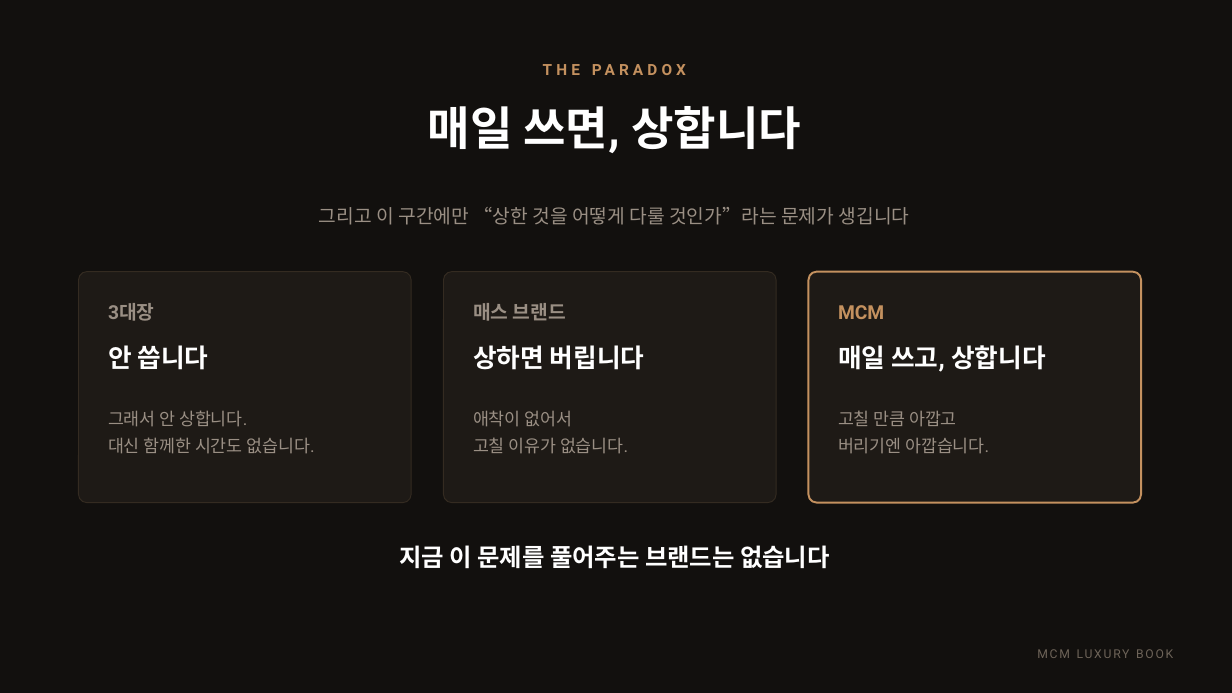
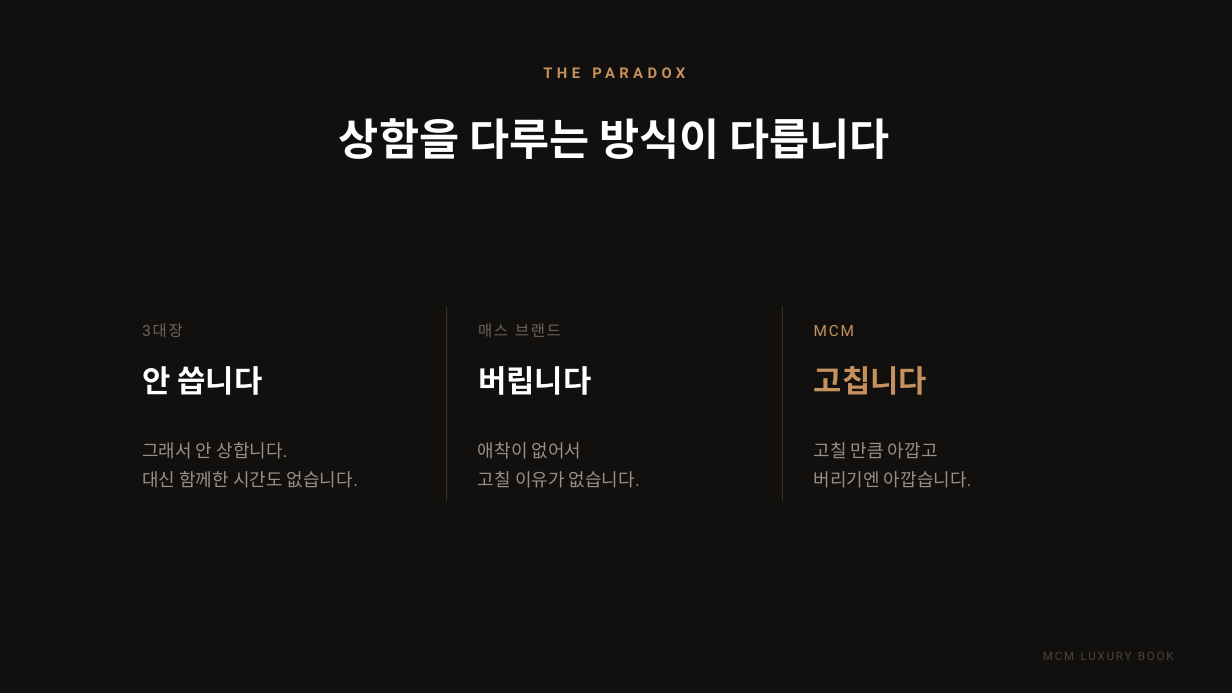
Before and after one commit to elominatedCloud/likeGonzi, a slide deck: slide 9 of docs/ir/MCM_Luxury_Book_IR.pptx (slide 5 before the commit). Drawn at 1232x693 pixels with LibreOffice and Linux fonts; fonts in the diff are those of the drawing; background and template pictures are left out. Boxes give left, top, right and bottom in pixels: in the first picture for what was removed or moved away, otherwise in the second. Text is boxed around its words. In the diff, an @@ line names an element or a change of style, - is before the commit and + after.

```diff
--- a/docs/ir/MCM_Luxury_Book_IR.pptx
+++ b/docs/ir/MCM_Luxury_Book_IR.pptx
@@ text "THE PARADOX" at [0, 57, 1229, 89]: size 12 to 11.5 pt, letter spacing 3.2 to 3.4 pt @@
@@ text at [339, 118, 889, 159]: text changed; size 36 to 34 pt @@
-매일 쓰면, 상합니다
+상함을 다루는 방식이 다릅니다
@@ text removed at [319, 207, 910, 225] @@
-그리고 이 구간에만 “상한 것을 어떻게 다룰 것인가”라는 문제가 생깁니다
@@ rounded rectangle removed at [79, 272, 411, 503] @@
@@ rounded rectangle removed at [444, 272, 776, 503] @@
@@ rounded rectangle removed at [809, 272, 1141, 503] @@
@@ text "3대장" at [142, 316, 413, 346]: size 15 to 12 pt, text colour #9A8F84 to #6E6459, letter spacing 0 to 1.4 pt, bold off @@
@@ text "3대장": place and size @@
-text "3대장" at [108, 303, 154, 321]
+text "3대장" at [142, 316, 413, 346]
@@ line added from (446, 307) to (446, 501), #3A3025 0.75 pt @@
@@ text "매스 브랜드": place and size @@
-text "매스 브랜드" at [473, 303, 566, 321]
+text "매스 브랜드" at [478, 323, 561, 337]
@@ text "매스 브랜드" at [478, 323, 561, 337]: size 15 to 12 pt, text colour #9A8F84 to #6E6459, letter spacing 0 to 1.4 pt, bold off @@
@@ line added from (783, 307) to (783, 501), #3A3025 0.75 pt @@
@@ text "MCM": place and size @@
-text "MCM" at [838, 305, 884, 319]
+text "MCM" at [814, 325, 854, 336]
@@ text "MCM" at [814, 325, 854, 336]: size 15 to 12 pt, letter spacing 0 to 1.4 pt, bold off @@
@@ text "안 씁니다": place and size @@
-text "안 씁니다" at [108, 345, 209, 370]
+text "안 씁니다" at [142, 366, 263, 395]
@@ text "안 씁니다" at [142, 366, 263, 395]: size 20 to 24 pt @@
@@ text at [478, 366, 591, 395]: text changed; size 20 to 24 pt @@
-상하면 버립니다
+버립니다
@@ text at [814, 366, 927, 395]: text changed; size 20 to 24 pt; text colour #FFFFFF to #C4915F @@
-매일 쓰고, 상합니다
+고칩니다
@@ text "그래서 안 상합니다.": place and size @@
-text "그래서 안 상합니다." at [108, 410, 315, 454]
+text "그래서 안 상합니다." at [142, 442, 358, 488]
@@ text "애착이 없어서": place and size @@
-text "애착이 없어서" at [473, 410, 628, 454]
+text "애착이 없어서" at [478, 442, 640, 488]
@@ size 13.5 to 14 pt; line spacing 21pt to 23pt in 3 elements at [478, 442, 640, 488], [142, 442, 358, 488], [814, 442, 972, 488] @@
@@ text "고칠 만큼 아깝고": place and size @@
-text "고칠 만큼 아깝고" at [838, 410, 989, 454]
+text "고칠 만큼 아깝고" at [814, 442, 972, 488]
@@ text removed at [399, 545, 830, 569] @@
-지금 이 문제를 풀어주는 브랜드는 없습니다
@@ text "MCM LUXURY BOOK" at [1043, 652, 1174, 660]: size 9.5 to 9 pt, text colour #6E6459 to #4A423A @@
```
Also in this commit, not shown: 20 other slides changed, 11 slides added, 1 slide removed, 3 other files.
